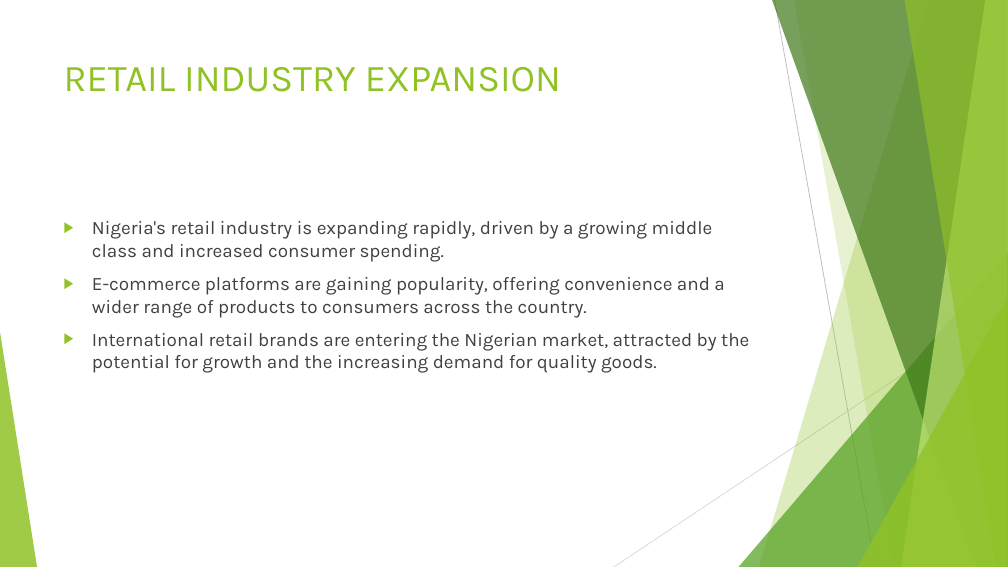
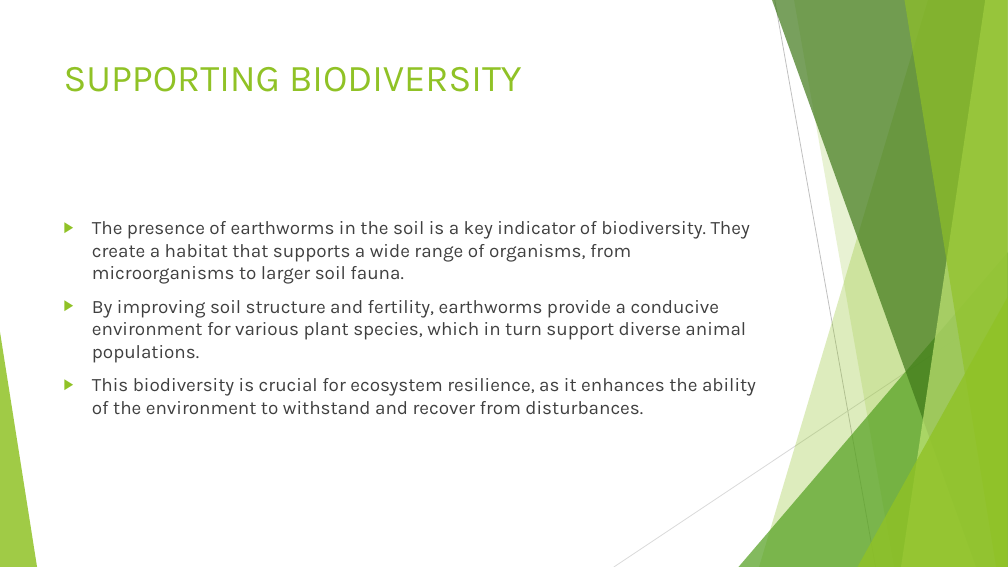
Before and after one commit to classicemmaeasy/ppt_powered_LLM, a slide deck: slide 6 of output.pptx. Drawn at 1008x567 pixels with LibreOffice and Linux fonts; fonts in the diff are those of the drawing. Boxes give left, top, right and bottom in pixels: in the first picture for what was removed or moved away, otherwise in the second. Text is boxed around its words. In the diff, an @@ line names an element or a change of style, - is before the commit and + after.

```diff
--- a/output.pptx
+++ b/output.pptx
@@ title at (64, 67, 522, 92): text changed @@
-RETAIL INDUSTRY EXPANSION
+SUPPORTING BIODIVERSITY
@@ text at (92, 221, 756, 414): text changed @@
-▶ Nigeria's retail industry is expanding rapidly, driven by a growing middle class and increased consumer spending.
-▶ E-commerce platforms are gaining popularity, offering convenience and a wider range of products to consumers across the country.
-▶ International retail brands are entering the Nigerian market, attracted by the potential for growth and the increasing demand for quality goods.
+▶ The presence of earthworms in the soil is a key indicator of biodiversity. They create a habitat that supports a wide range of organisms, from microorganisms to larger soil fauna.
+▶ By improving soil structure and fertility, earthworms provide a conducive environment for various plant species, which in turn support diverse animal populations.
+▶ This biodiversity is crucial for ecosystem resilience, as it enhances the ability of the environment to withstand and recover from disturbances.
```
Also in this commit, not shown: 4 other slides changed, 5 slides added, 5 slides removed, 1 other file.
